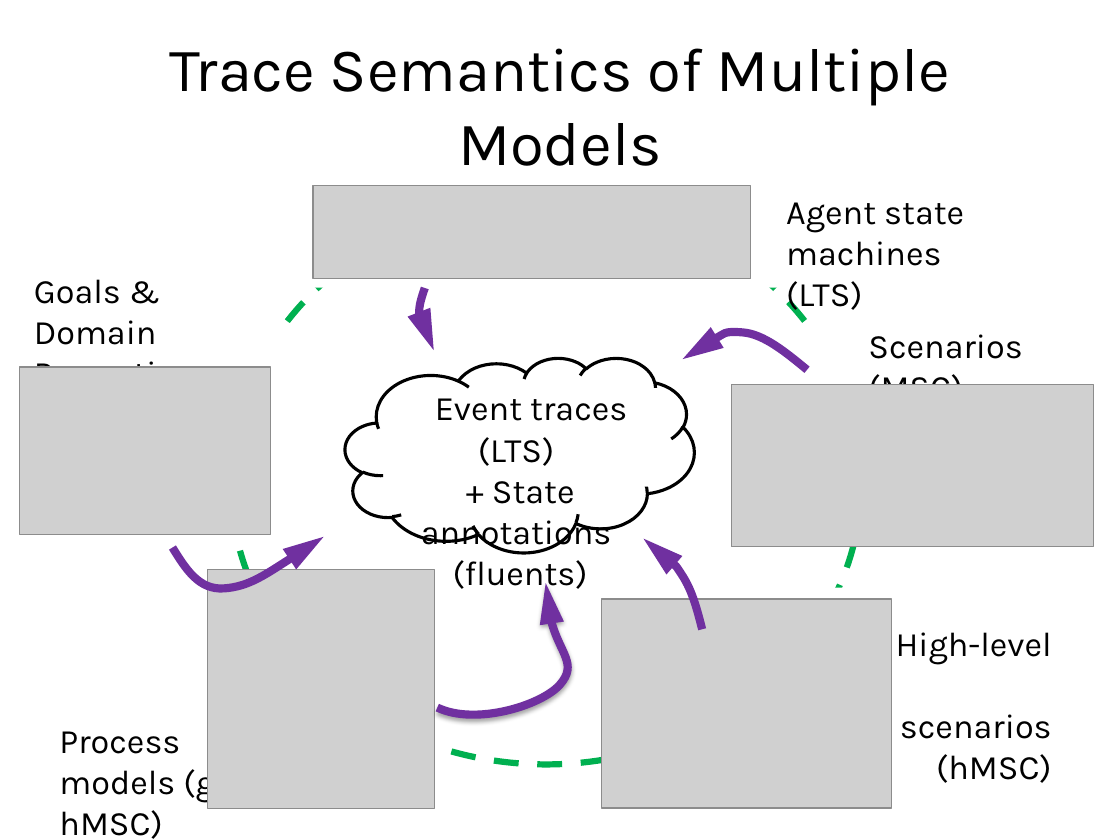
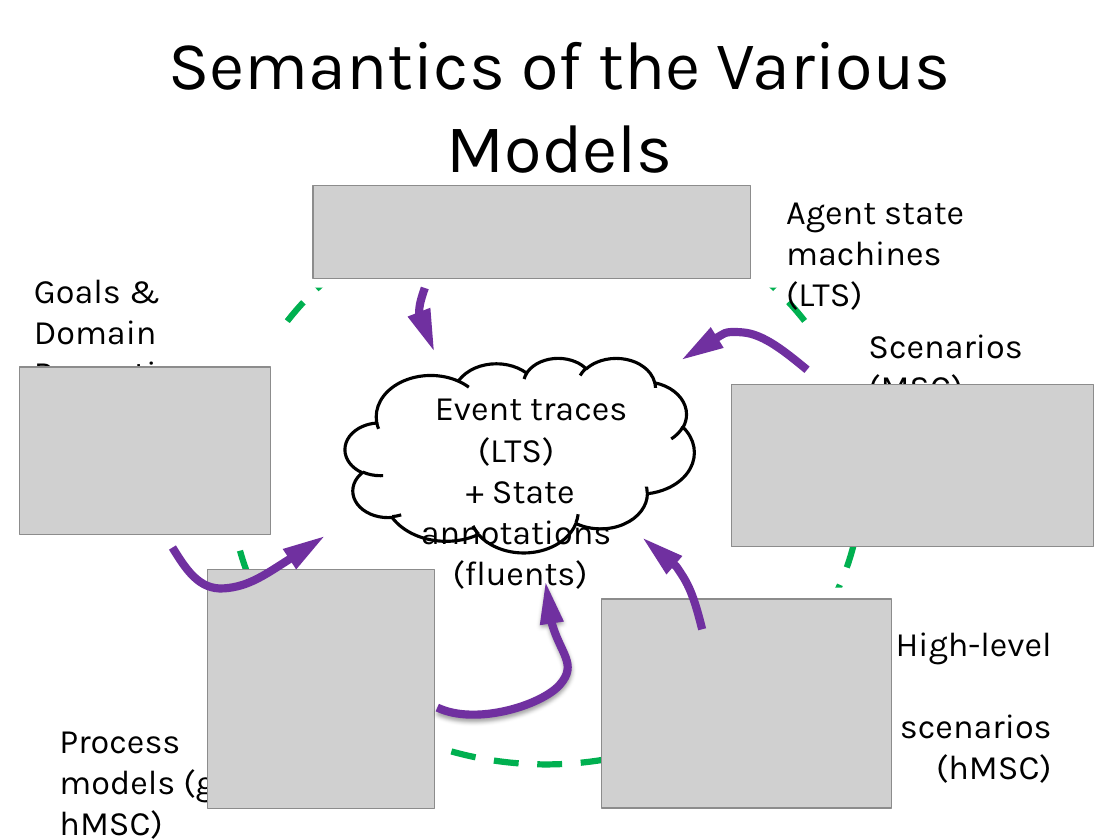
Before and after one commit to blambeau/phd, a slide deck: slide 13 of private-defense/slides.pptx. Drawn at 1120x840 pixels with LibreOffice and Linux fonts; fonts in the diff are those of the drawing; grey boxes stand for pictures. Boxes give left, top, right and bottom in pixels: in the first picture for what was removed or moved away, otherwise in the second. Text is boxed around its words. In the diff, an @@ line names an element or a change of style, - is before the commit and + after.

```diff
--- a/private-defense/slides.pptx
+++ b/private-defense/slides.pptx
@@ title at (168, 42, 951, 189): text changed; size 39.6 to 44 pt @@
-Trace Semantics of Multiple Models
+Semantics of the Various Models
```
Also in this commit, not shown: 4 other slides changed, 5 slides added.
